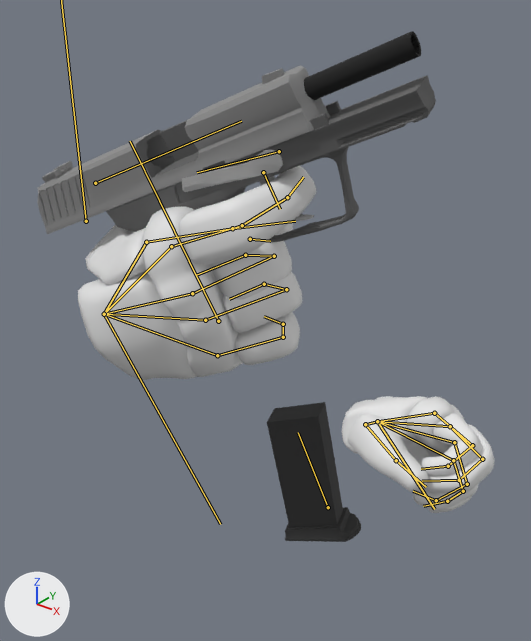
An edit to the Blender file Project/Blend Files/Animations/P3K.A.blend, drawn before and after from the same camera.
One viewpoint serves both versions: a camera (50 mm lens) standing at (0.601, -0.454, 0.24) and looking at (0.251, -0.018, -0.031). Lighting does not change. The marker at lower left points along +X, +Y and +Z. Both versions are drawn at frame 28 of the action 'Reload Empty'; the numbers are the values there. The bones that bend it are drawn over the model as lines.

Objects in the first picture: 'Arms', 'P3K.001'.
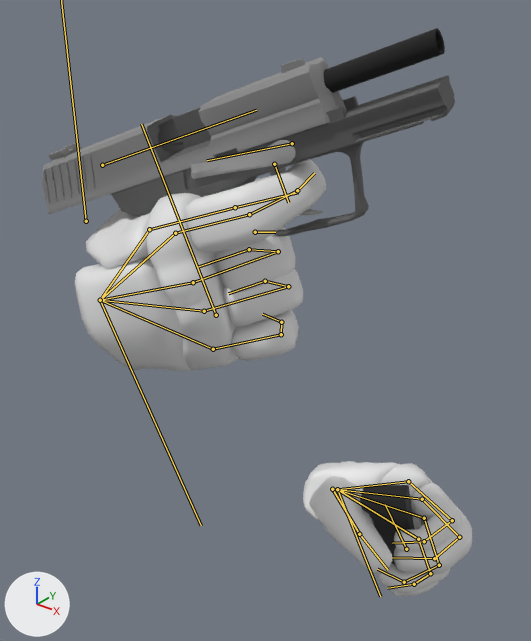
Changed parts and their boxes (x1, y1, x2, y2) in the pictures (531 x 641 px):
'Arms', posed (26% taller): before (78, 166, 495, 513); after (75, 159, 472, 597)
'P3K.001', posed: before (37, 31, 436, 542); after (42, 28, 455, 565)
bone 'thumb.1.R.001', root to tip: before (146, 242) to (232, 228); after (149, 229) to (235, 207)
bone 'base.L', root to tip: before (377, 421) to (434, 509); after (337, 489) to (380, 596)
bone 'thumb.1.L', root to tip: before (377, 421) to (365, 424); after (337, 489) to (332, 489)
bone 'thumb.1.L.001', root to tip: before (365, 424) to (396, 460); after (332, 489) to (359, 534)
bone 'Main', root to tip: before (218, 321) to (130, 141); after (216, 315) to (141, 124)
bone 'Magazine', root to tip: before (328, 507) to (298, 432); after (406, 549) to (385, 504)

Patch to the scene script:
```diff
--- a/Project/Blend Files/Animations/P3K.A.blend.py
+++ b/Project/Blend Files/Animations/P3K.A.blend.py
@@ bone_thumb_1_r_001 @@
 bone_thumb_1_r_001 = bpy.data.objects['P3K'].pose.bones['thumb.1.R.001']  # child of 'thumb.1.R'
-bone_thumb_1_r_001.rotation_quaternion = (0.882, 0.393, 0.139, -0.208)  # degrees (44, 24, -17)
+bone_thumb_1_r_001.rotation_quaternion = (0.914, 0.347, 0.128, -0.166)  # degrees (39, 20, -13)
@@ bone_base_l @@
 bone_base_l = bpy.data.objects['P3K'].pose.bones['base.L']  # child of 'Root'
-bone_base_l.location = (-0.144, -0.165, -0.051)
-bone_base_l.rotation_quaternion = (0.749, -0.622, 0.196, -0.107)  # degrees (-81, 9, -24)
+bone_base_l.location = (-0.133, -0.364, 0.112)
+bone_base_l.rotation_quaternion = (0.638, -0.749, 0.172, -0.054)  # degrees (-100, 8, -19)
@@ bone_thumb_1_l @@
 bone_thumb_1_l = bpy.data.objects['P3K'].pose.bones['thumb.1.L']  # child of 'base.L'
-bone_thumb_1_l.rotation_quaternion = (0.993, 0.106, 0.02, -0.023)  # degrees (12, 3, -2)
+bone_thumb_1_l.rotation_quaternion = (0.994, 0.084, -0.001, -0.024)  # degrees (10, 0, -3)
@@ bone_thumb_1_l_001 @@
 bone_thumb_1_l_001 = bpy.data.objects['P3K'].pose.bones['thumb.1.L.001']  # child of 'thumb.1.L'
-bone_thumb_1_l_001.rotation_quaternion = (0.852, -0.32, 0.032, -0.397)  # degrees (-36, -12, -46)
+bone_thumb_1_l_001.rotation_quaternion = (0.887, -0.265, 0.001, -0.375)  # degrees (-29, -11, -43)
@@ bone_main @@
 bone_main = bpy.data.objects['P3K'].pose.bones['Main']
-bone_main.location = (-0.268, 0.037, -0.124)
-bone_main.rotation_quaternion = (0.965, -0.102, 0.124, -0.198)  # degrees (-15, 12, -25)
+bone_main.location = (-0.27, 0.044, -0.129)
+bone_main.rotation_quaternion = (0.967, -0.07, 0.118, -0.175)  # degrees (-11, 12, -22)
@@ bone_magazine @@
 bone_magazine = bpy.data.objects['P3K'].pose.bones['Magazine']  # child of 'Main'
-bone_magazine.location = (-0.002, -0.198, 0.014)
-bone_magazine.rotation_quaternion = (0.999, -0.014, 0.0, -0.002)  # degrees (-2, 0, 0)
+bone_magazine.location = (-0.022, -0.35, 0.134)
+bone_magazine.rotation_quaternion = (0.991, -0.134, 0.006, -0.018)  # degrees (-15, 0, -2)
```
